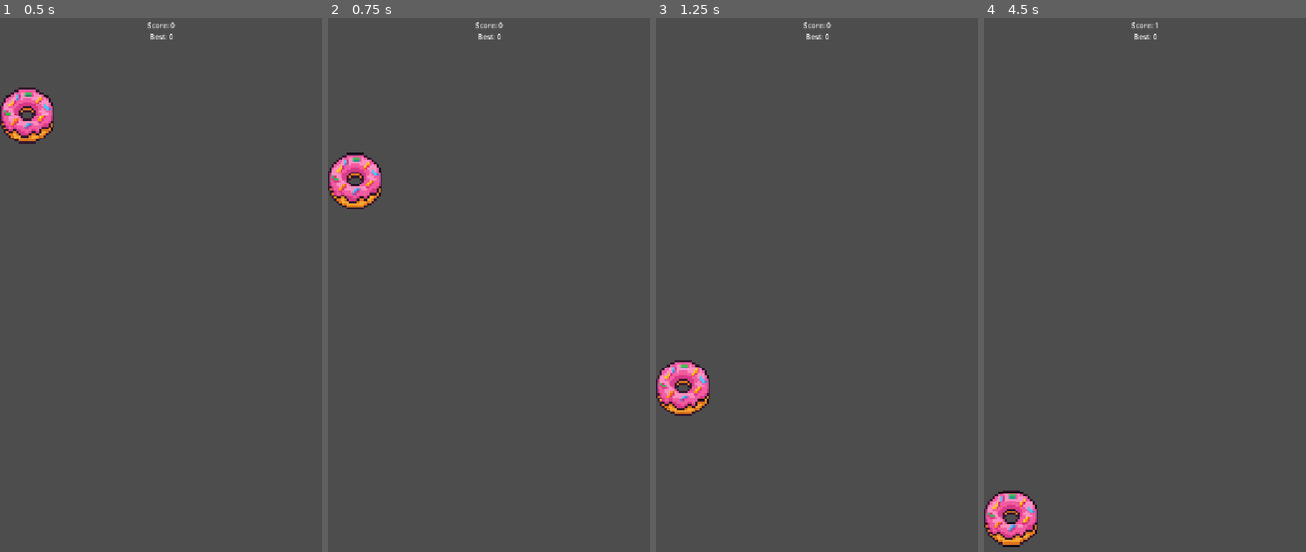
Above: before the commit, frames 1-4 (left to right).
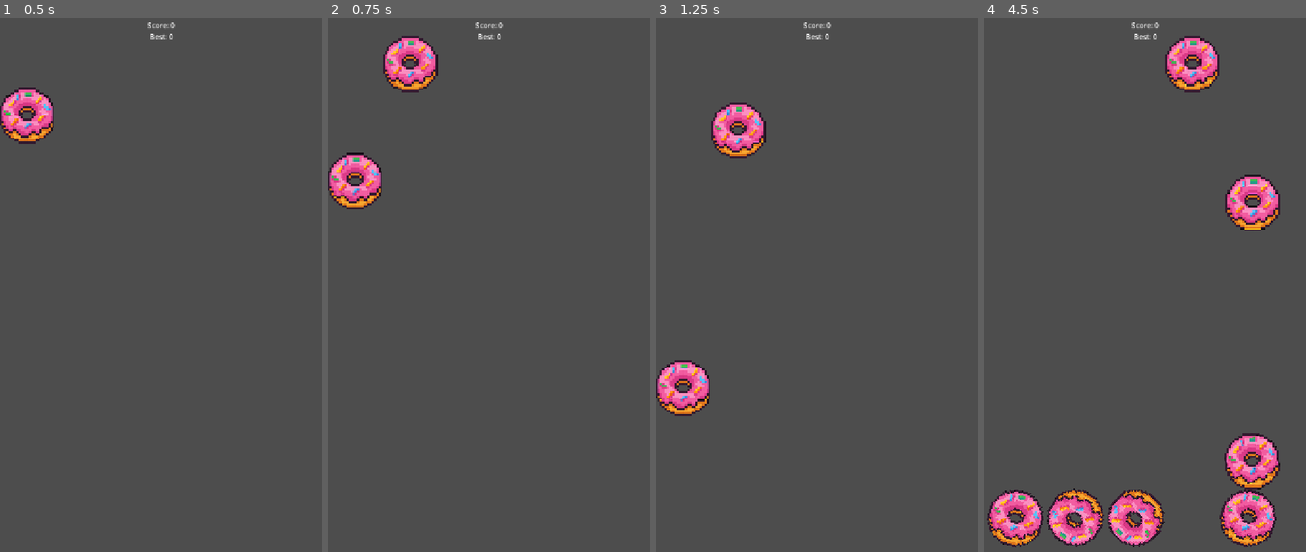
Above: after the commit, the same moments.

Repository: supervi5w4/donuttower
Game: Godot game, scene res://scenes/Game.tscn
Two runs of this game, one before a commit and one after it. Both use one fixed random seed, a clock stepped at 60 frames per second and the inputs below.
Inputs (mouse positions are in pixels of both pictures, inside the frame that each line leads up to):
- Up to frame 1 (0.5 s): no input
- Up to frame 2 (0.75 s): move the mouse to (559, 268) at 0.52 s; click (559, 268) at 0.67 s
- Up to frame 3 (1.25 s): no input
- Up to frame 4 (4.5 s): move the mouse to (1080, 322) at 1.27 s; click (1080, 322) at 1.42 s; move the mouse to (1177, 167) at 2.02 s; click (1177, 167) at 2.17 s; move the mouse to (1128, 407) at 2.77 s; click (1128, 407) at 2.92 s; move the mouse to (1241, 381) at 3.52 s; click (1241, 381) at 3.67 s; move the mouse to (1048, 210) at 4.27 s; click (1048, 210) at 4.42 s

Frame 1 is identical in both runs. In frame 2, 1.4% of the frame differs, in the area x 17-35%, y 3-14%; in frame 3, 1.4%; in frame 4, 9.7%, in the area x 0-92%, y 0-100%.

Commit message:
Add files via upload

Diff:
--- a/scripts/Game.gd
+++ b/scripts/Game.gd
@@ -42,11 +42,22 @@
 var _tower_top_y: float = 1280.0
 
 func _ready() -> void:
+	print("Game _ready() called")
 	_load_best_from_disk()
 	_init_donut_pool()
 	_update_score_label()
 	_hide_game_over()
-	_spawn_donut(spawner.get_spawn_position())
+
+	print("Spawner reference: ", spawner)
+	if spawner != null:
+		var initial_spawn_pos = spawner.get_spawn_position()
+		print("Initial spawn position: ", initial_spawn_pos)
+		_spawn_donut(initial_spawn_pos)
+	else:
+		print("Spawner is null!")
+		_spawn_donut(Vector2(VIRT_W * 0.5, 120.0))
+
+	print("Game initialized, state: ", _state)
 
 	# Подключение сигналов кнопок
 	restart_button.pressed.connect(_on_restart_pressed)
@@ -70,20 +81,40 @@
 			cam.position.x = VIRT_W * 0.5
 
 # ===== Ввод =====
+func _input(event: InputEvent) -> void:
+	if event is InputEventScreenTouch and event.pressed:
+		print("Touch input detected at: ", event.position)
+		_on_tap(event.position)
+	elif event is InputEventMouseButton and event.pressed and event.button_index == MOUSE_BUTTON_LEFT:
+		print("Mouse click detected at: ", event.position, " calling _on_tap")
+		_on_tap(event.position)
+
 func _unhandled_input(event: InputEvent) -> void:
 	if event is InputEventScreenTouch and event.pressed:
+		print("UNHANDLED Touch input detected at: ", event.position)
 		_on_tap(event.position)
 	elif event is InputEventMouseButton and event.pressed and event.button_index == MOUSE_BUTTON_LEFT:
+		print("UNHANDLED Mouse click detected at: ", event.position, " calling _on_tap")
 		_on_tap(event.position)
 
 func _on_tap(_pos: Vector2) -> void:
+	print("_on_tap called with position: ", _pos)
+	print("Current game state: ", _state, " (PLAY = ", GameState.PLAY, ")")
+	print("Game over panel visible: ", game_over_panel.visible)
+
 	if _state != GameState.PLAY:
+		print("Game not in PLAY state, ignoring tap")
 		return
 	if game_over_panel.visible:
+		print("Game over panel is visible, ignoring tap")
 		return
 	if not _cooldown_ready():
-		return
+		print("Cooldown not ready, ignoring tap")
+		return
+
+	print("All checks passed, spawning donut...")
 	var spawn_pos: Vector2 = spawner.get_spawn_position() if spawner != null else Vector2(VIRT_W * 0.5, 120.0)
+	print("Spawn position: ", spawn_pos)
 	_spawn_donut(spawn_pos)
 
 func _cooldown_ready() -> bool:
@@ -110,15 +141,20 @@
 		donut_pool.append(d)
 
 func _spawn_donut(world_pos: Vector2) -> void:
+	print("_spawn_donut called with world_pos: ", world_pos)
 	var d: RigidBody2D = _take_from_pool()
+	print("Donut from pool: ", d)
 	if d == null:
+		print("No donut in pool, creating new one")
 		var node: Node = DONUT_SCENE.instantiate()
 		d = node as RigidBody2D
 		if d == null:
+			print("Failed to create donut from scene")
 			if node != null:
 				node.free()
 			return
 		add_child(d)
+		print("New donut created and added to scene")
 
 	# Сброс состояний
 	d.freeze = false
@@ -137,6 +173,8 @@
 	d.connect("missed", Callable(self, "_on_donut_missed").bind(donut_obj))
 
 	active_donuts.append(d)
+	print("Donut spawned successfully at position: ", d.global_position)
+	print("Donut freeze: ", d.freeze, " sleeping: ", d.sleeping)
 
 func _take_from_pool() -> RigidBody2D:
 	if donut_pool.is_empty():
